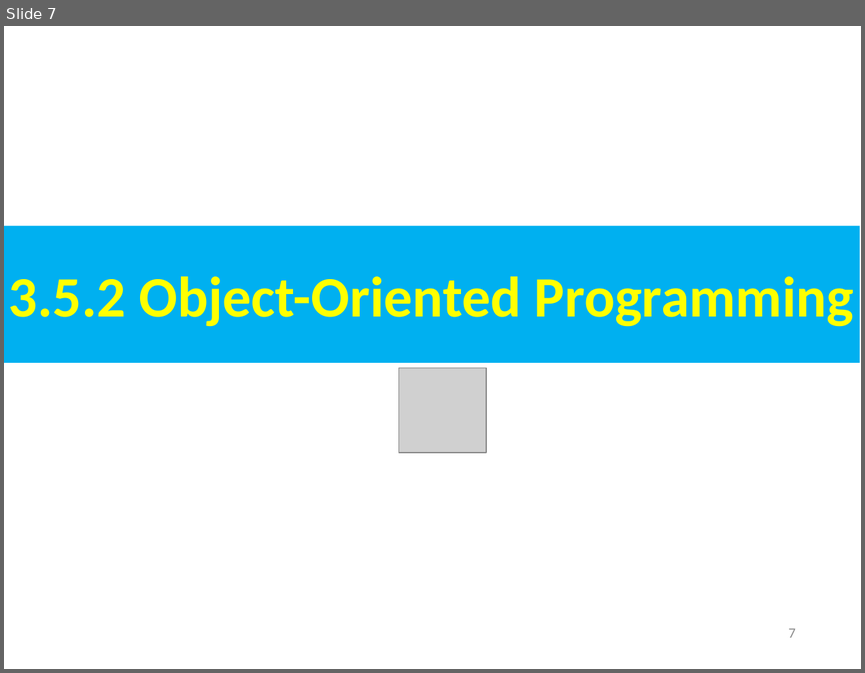
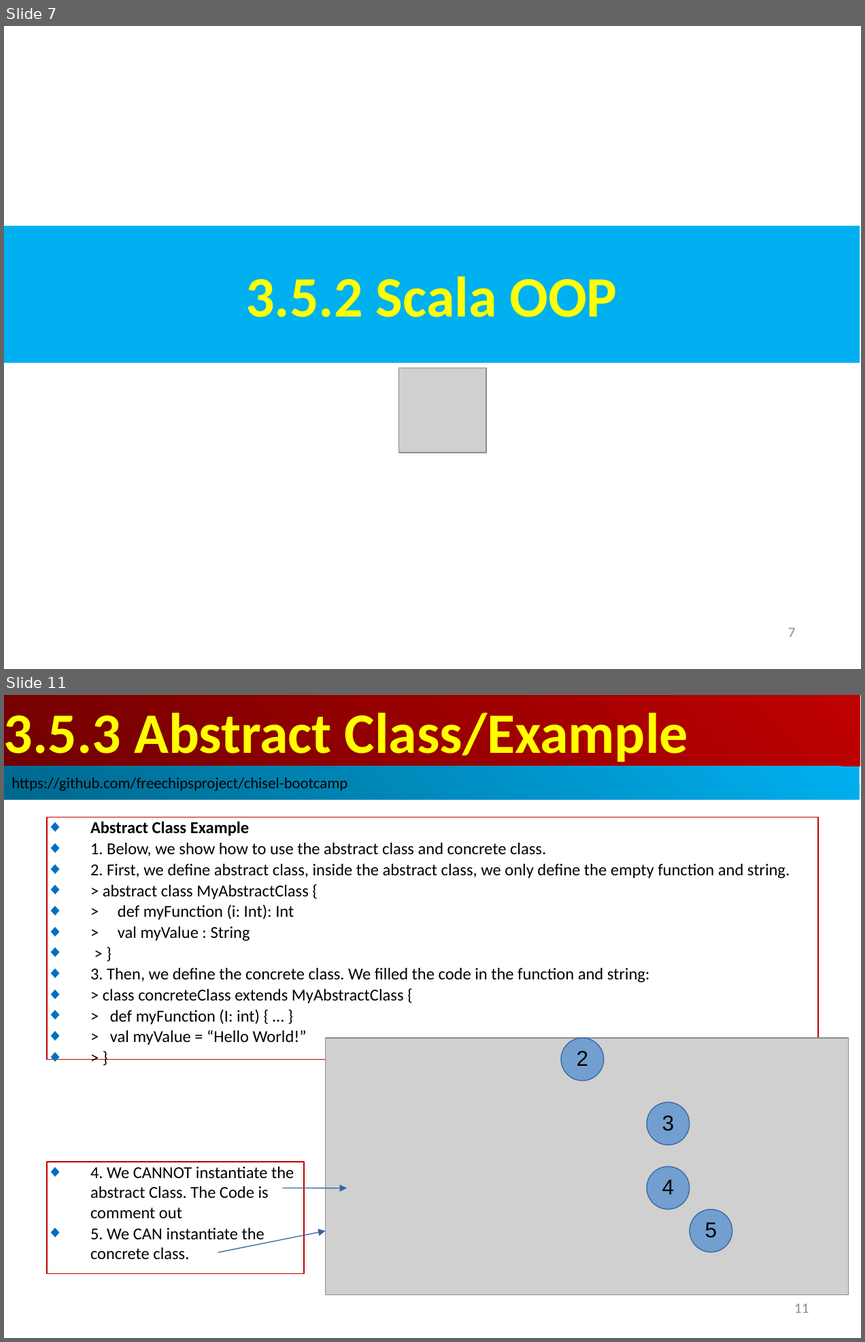
Before and after one commit to peterhchen/AIU_CS800_Chisel, a slide deck: 300_UCB_BC/003.5_OOP/000_Video/003.5_OOP.ppt. Shown one above the other, each under a label of ours: slide 7 before the commit, slides 7 and 11 after it; the slides between them are not shown. The pictures are 865x673 and 865x1342 pixels, drawn with LibreOffice and Linux fonts; fonts in the diff are those of the drawing; grey boxes stand for pictures. Boxes give left, top, right and bottom in pixels: in the first picture for what was removed or moved away, otherwise in the second. Text is boxed around its words. In the diff, an @@ line names an element or a change of style, - is before the commit and + after.

```diff
--- a/300_UCB_BC/003.5_OOP/000_Video/003.5_OOP.ppt
+++ b/300_UCB_BC/003.5_OOP/000_Video/003.5_OOP.ppt
@@ slide 11 added at (x1=4, y1=695, x2=861, y2=1338), background #FFFFFF @@
@@ rectangle added at (x1=4, y1=695, x2=860, y2=766), fill gradient #BF0000 to #710000, 48 pt, text #FFFF00, bold @@
+3.5.3 Abstract Class/Example
@@ rectangle added at (x1=4, y1=766, x2=859, y2=800), fill gradient #00AFEF to #00688E, 13 pt, text #000000 @@
+https://github.com/freechipsproject/chisel-bootcamp
@@ rectangle added at (x1=47, y1=817, x2=818, y2=1059), outline #C00000 0.74 pt, 14 pt, text #000000 @@
+◆ Abstract Class Example
+◆ 1. Below, we show how to use the abstract class and concrete class.
+◆ 2. First, we define abstract class, inside the abstract class, we only define the empty function and string.
+◆ > abstract class MyAbstractClass {
+◆ > def myFunction (i: Int): Int
+◆ > val myValue : String
+◆ > }
+◆ 3. Then, we define the concrete class. We filled the code in the function and string:
+◆ > class concreteClass extends MyAbstractClass {
+◆ > def myFunction (I: int) { … }
+◆ > val myValue = “Hello World!”
+◆ > }
@@ rectangle added at (x1=47, y1=1161, x2=304, y2=1273), outline #C00000 0.74 pt, 14 pt, text #000000 @@
+◆ 4. We CANNOT instantiate the abstract Class. The Code is comment out
+◆ 5. We CAN instantiate the concrete class.
@@ arrow added from (283, 1187) to (347, 1187), #3465A4 0.74 pt @@
@@ group added at (x1=325, y1=1038, x2=848, y2=1295): 4 ellipses, 1 picture @@
+4
+2
+3
+5
@@ arrow added from (218, 1252) to (325, 1231), #3465A4 0.74 pt @@
@@ page number added at (x1=794, y1=1303, x2=808, y2=1312), 12 pt, text #8B8B8B @@
+11
@@ slide 7 changed as well @@
@@ text in rectangle at (x1=245, y1=276, x2=617, y2=317): text changed @@
-3.5.2 Object-Oriented Programming
+3.5.2 Scala OOP
```
Also in this commit, not shown: 2 other slides changed, 27 other slides added.
